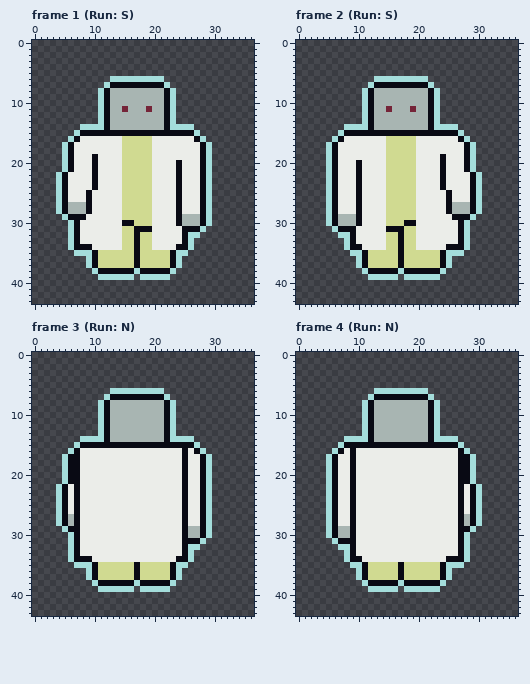
One commit to this pixel-art file: raw assets/shooter.ase. That is the earlier state.
37x44 pixels, 9 frames. Shown: frame 1 (Run: S), frame 2 (Run: S), frame 3 (Run: N), frame 4 (Run: N). The commit also changed other frames, which this record leaves out.
And afterwards:
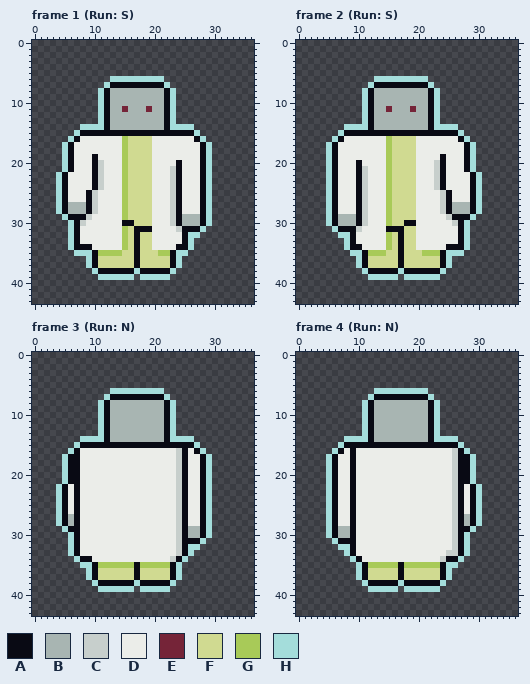
Palette (. is transparent): A #090a14  B #a8b5b2  C #c7cfcc  D #ebede9  E #752438  F #d0da91  G #a8ca58  H #a4dddb
The edit:
Frame 1 (Run: S):
Colour D becomes colour C in row 20 at x 11; in rows 21 to 24 at x 11 and 23; in rows 25 to 28 at x 10 and 23; in row 29 at x 9 and 23; in row 30 at x 8 and 23; in row 31 at x 24.
Colour F becomes colour G in rows 16 to 29 at x 15; in rows 31 to 34 at x 15; in row 35 at x 11 to 14 and 21 to 22.
Frame 2 (Run: S):
Colour D becomes colour C in row 20 at x 23; in rows 21 to 24 at x 11 and 23; in rows 25 to 28 at x 11 and 24; in row 29 at x 11 and 25; in row 30 at x 11 and 26; in row 31 at x 10.
Colour F becomes colour G in rows 16 to 30 at x 15; in rows 32 to 34 at x 15; in row 35 at x 12 to 14 and 21 to 23.
Frame 3 (Run: N):
Colour D becomes colour C in rows 16 to 33 at x 24; in row 34 at x 23.
Colour F becomes colour G in row 35 at x 11 to 16 and 18 to 22.
Colour A becomes colour H in row 34 at x 7 and 25.
The edit erases colour H in row 34 at x 6 and 26; in row 35 at x 7 and 25.
Frame 4 (Run: N):
Colour D becomes colour C in rows 16 to 32 at x 26; in row 33 at x 25 to 26; in row 34 at x 24.
Colour F becomes colour G in row 35 at x 12 to 16 and 18 to 23.
Colour A becomes colour H in row 34 at x 9 and 27.
The edit erases colour H in row 34 at x 8 and 28; in row 35 at x 9 and 27.
